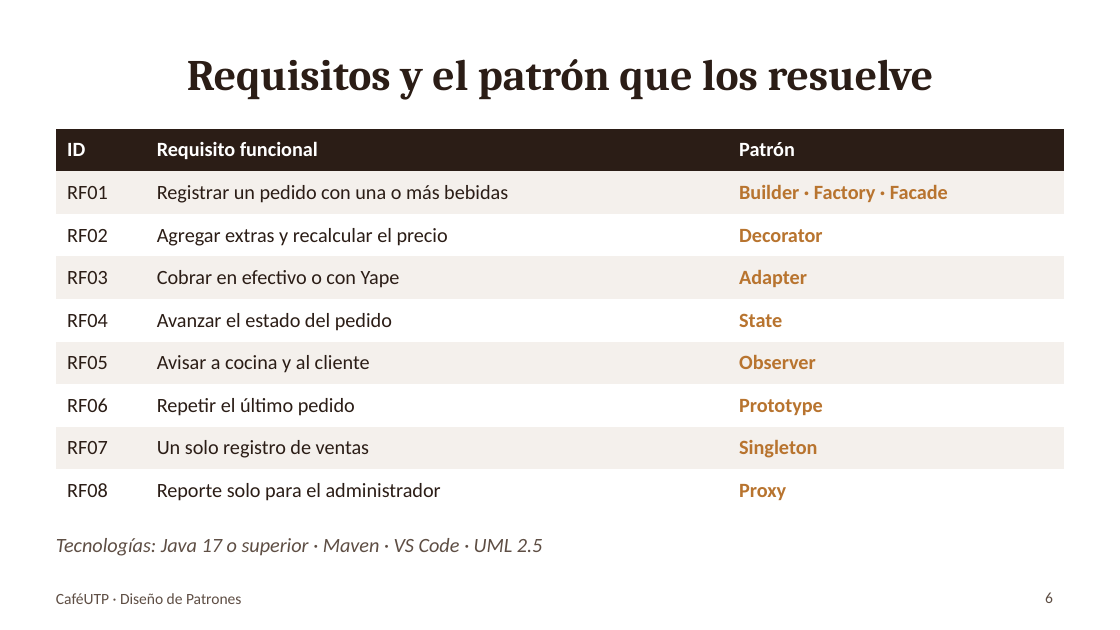
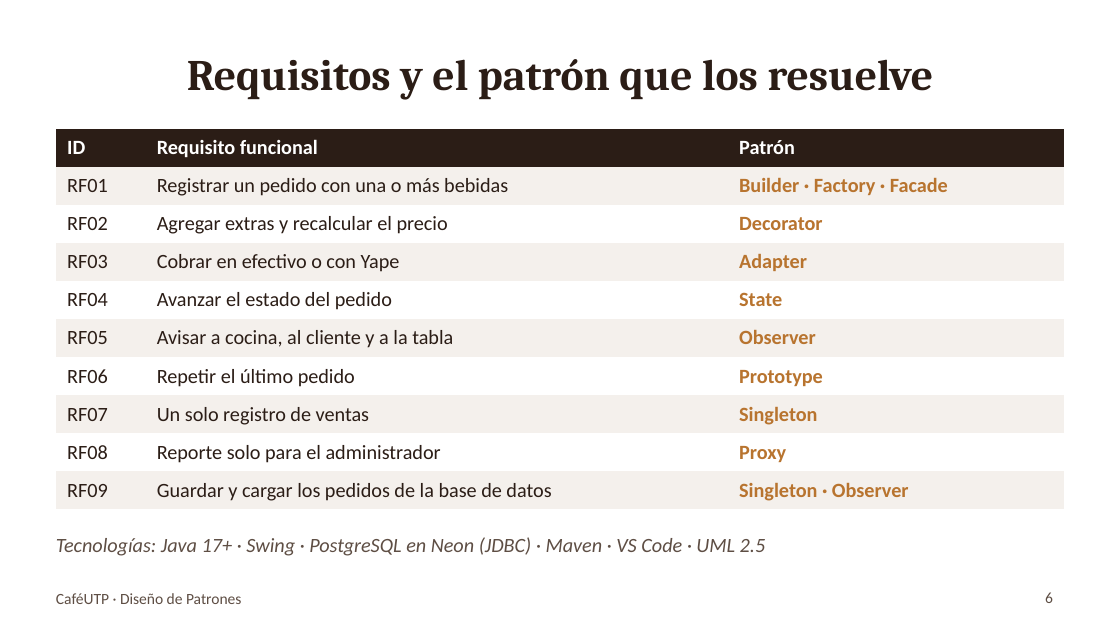
Before and after one commit to gian1475/Patrones_final, a slide deck: slide 6 of entregables/Presentacion_CafeUTP.pptx. Drawn at 1120x630 pixels with LibreOffice and Linux fonts; fonts in the diff are those of the drawing. Boxes give left, top, right and bottom in pixels: in the first picture for what was removed or moved away, otherwise in the second. Text is boxed around its words. In the diff, an @@ line names an element or a change of style, - is before the commit and + after.

```diff
--- a/entregables/Presentacion_CafeUTP.pptx
+++ b/entregables/Presentacion_CafeUTP.pptx
@@ table at box(56, 129, 1064, 505) @@
-row 6, column 2: Avisar a cocina y al cliente
+row 6, column 2: Avisar a cocina, al cliente y a la tabla
+row 10: RF09 | Guardar y cargar los pedidos de la base de datos | Singleton · Observer
@@ text at box(56, 537, 766, 556): text changed @@
-Tecnologías: Java 17 o superior · Maven · VS Code · UML 2.5
+Tecnologías: Java 17+ · Swing · PostgreSQL en Neon (JDBC) · Maven · VS Code · UML 2.5
```
Also in this commit, not shown: 13 other slides changed, 18 other files.
